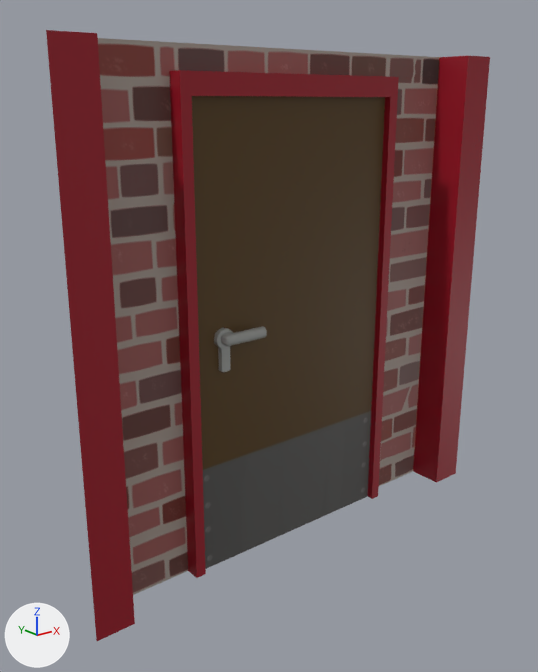
The FBX model Assets/Art Assets/Models/door0.1.fbx, before and after one commit.
Before and after are seen from a 50 mm lens placed at (0.722, -0.697, 0.354), pointed at (1.193, -0.108, 0.118). The lights are fixed; the arrows at lower left show +X, +Y and +Z. Where no turn or scale is listed for an object, it has been applied to the vertices.

The scene before the commit, as lines of its bpy script (objects in view):
```python
me_mesh = bpy.data.meshes.new('Mesh')
me_mesh.from_pydata(...)  # 88 vertices, 128 faces; spans x -0.265..0.265, y -0.02..0.02, z -0.265..0.265
me_mesh.materials.append(mat_lambert16)  # picture img_door0_1textuur_png
ob_door = bpy.data.objects.new('door', me_mesh)
ob_door.location = (1.223, -0.124, 0.139)
```
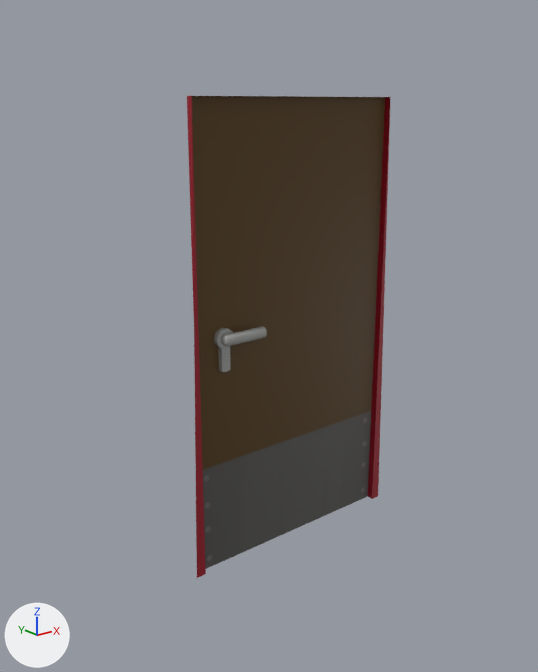
What differs and where, as boxes (x1, y1, x2, y2) in the pictures (538 x 672 px):
'door', reshaped (54% narrower, 21% shorter): before (46, 30, 490, 641); after (187, 96, 390, 578)
part 1 of me_mesh, deleted (red): before (46, 30, 490, 641)

The change, as a list of edits to the scene's bpy script:
```text
Change me_mesh:
    used by ob_door; location = (1.223, -0.124, 0.139)
    remove me_mesh.from_pydata(...)  # 88 vertices, 128 faces; spans x -0.265..0.265, y -0.02..0.02, z -0.265..0.265
    add me_mesh.from_pydata(...)  # 68 vertices, 102 faces; spans x -0.138..0.138, y -0.005..0.013, z -0.265..0.221
    me_mesh part 1
    20 vertices are removed from x -0.265..0.265, y -0.02..0.02, z -0.265..0.265
    26 faces are deleted
```
